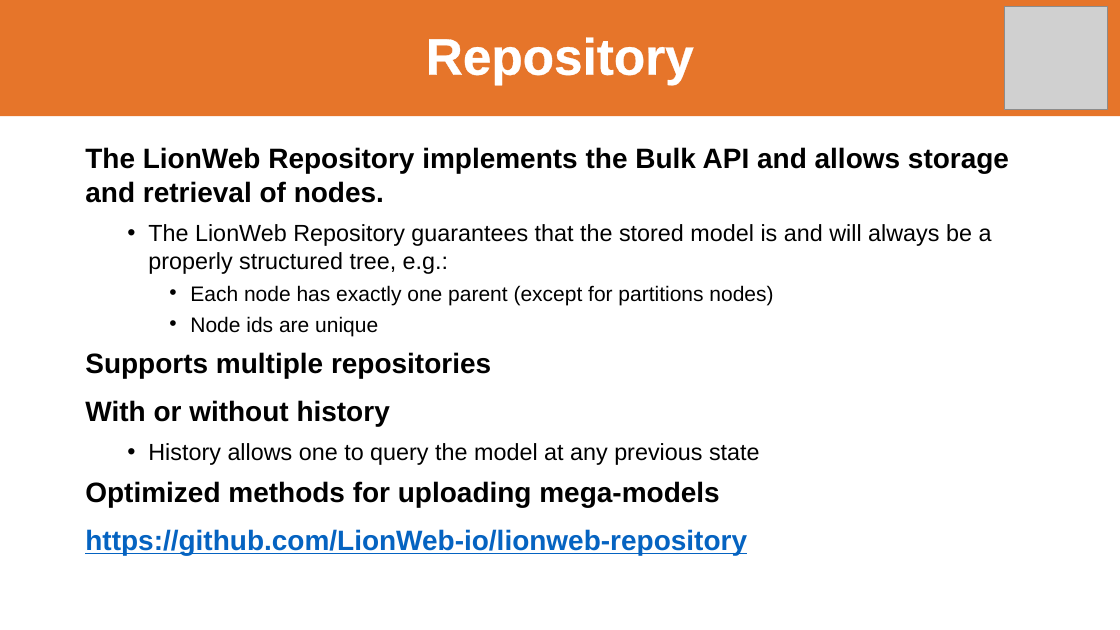
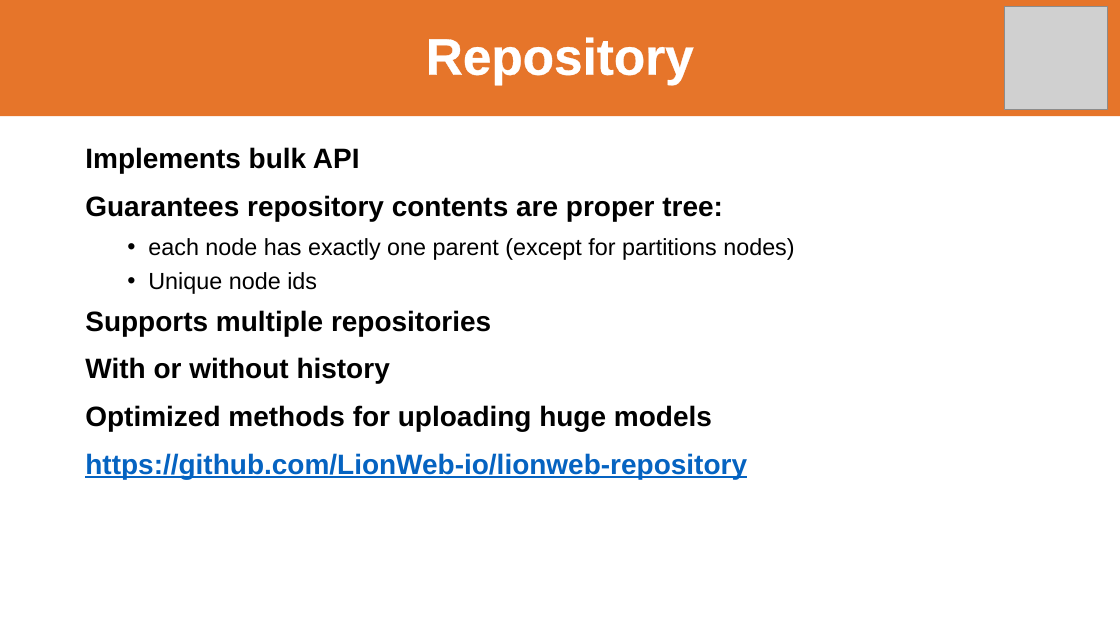
Before and after one commit to LionWeb-io/specification, a slide deck: slide 19 of resources/LangDev 2024 Talk.pptx (slide 12 before the commit). Drawn at 1120x630 pixels with LibreOffice and Linux fonts; fonts in the diff are those of the drawing; grey boxes stand for pictures; background and template pictures are left out. Boxes give left, top, right and bottom in pixels: in the first picture for what was removed or moved away, otherwise in the second. Text is boxed around its words. In the diff, an @@ line names an element or a change of style, - is before the commit and + after.

```diff
--- a/resources/LangDev 2024 Talk.pptx
+++ b/resources/LangDev 2024 Talk.pptx
@@ text at [85,147,794,294]: text changed @@
-The LionWeb Repository implements the Bulk API and allows storage and retrieval of nodes.
-  • The LionWeb Repository guarantees that the stored model is and will always be a properly structured tree, e.g.:
-    • Each node has exactly one parent (except for partitions nodes)
-    • Node ids are unique
+Implements bulk API
+Guarantees repository contents are proper tree:
+  • each node has exactly one parent (except for partitions nodes)
+  • Unique node ids
@@ text at [85,405,712,431]: text changed; size 20 to 24 pt; bold on @@
-  • History allows one to query the model at any previous state
-Optimized methods for uploading mega-models
+Optimized methods for uploading huge models
```
Also in this commit, not shown: 20 other slides changed, 1 slide added, 1 slide removed.
